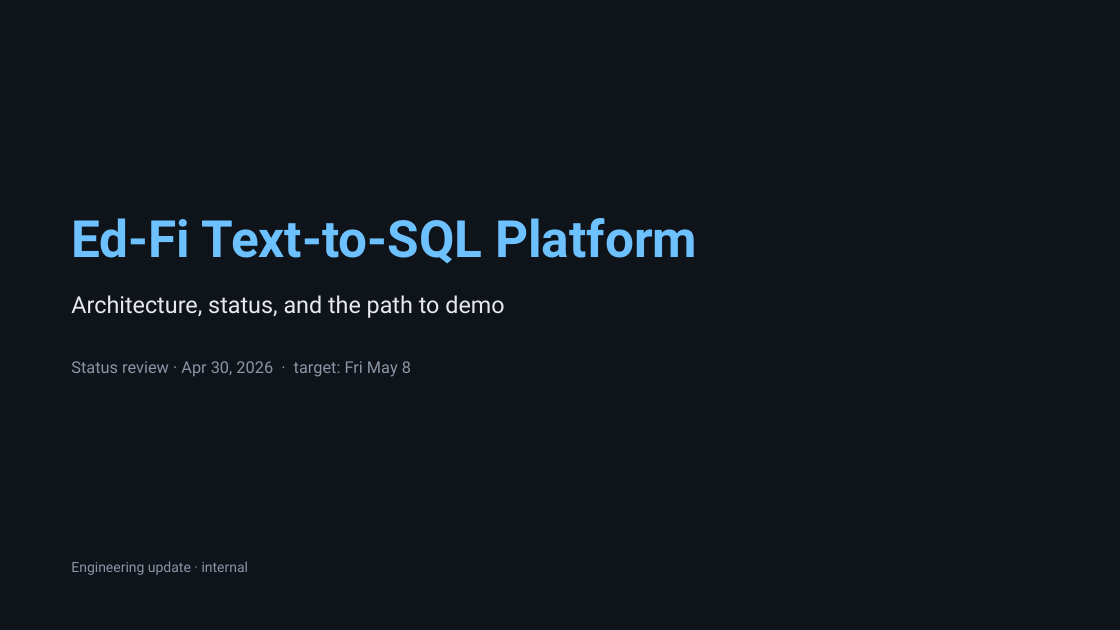
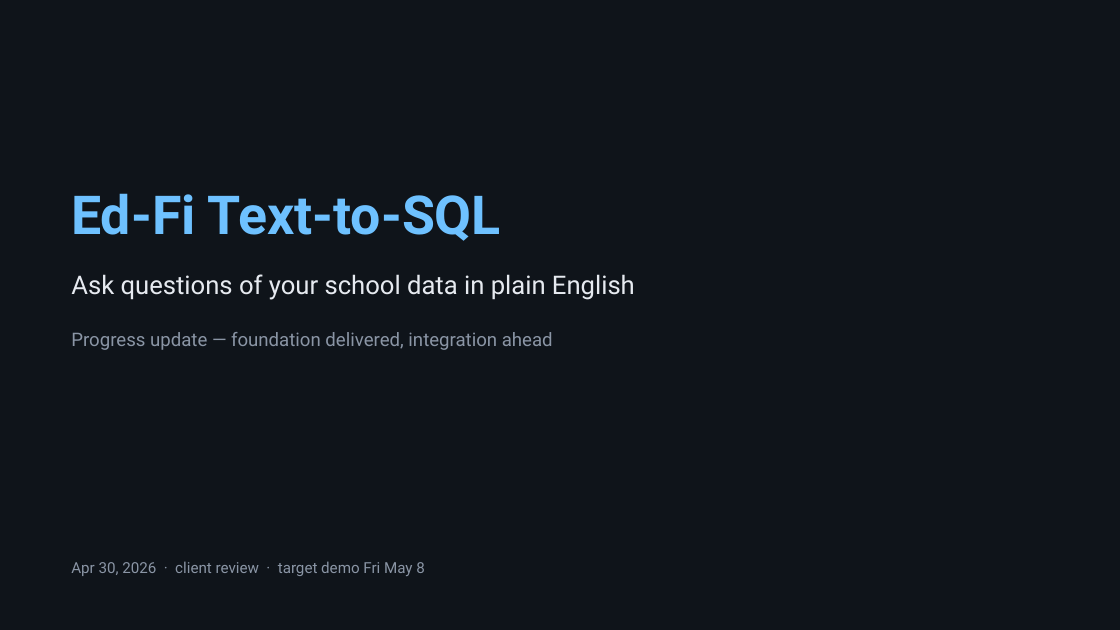
Before and after one commit to bharatmohanthakur/heavy_text2sql, a slide deck: slide 1 of docs/architecture_deck.pptx. Drawn at 1120x630 pixels with LibreOffice and Linux fonts; fonts in the diff are those of the drawing. Boxes give left, top, right and bottom in pixels: in the first picture for what was removed or moved away, otherwise in the second. Text is boxed around its words. In the diff, an @@ line names an element or a change of style, - is before the commit and + after.

```diff
--- a/docs/architecture_deck.pptx
+++ b/docs/architecture_deck.pptx
@@ text at [71, 193, 501, 241]: text changed; size 44 to 46 pt @@
-Ed-Fi Text-to-SQL Platform
+Ed-Fi Text-to-SQL
@@ text at [71, 274, 635, 300]: text changed; size 20 to 22 pt @@
-Architecture, status, and the path to demo
+Ask questions of your school data in plain English
@@ text at [71, 332, 553, 350]: text changed; size 14 to 16 pt @@
-Status review · Apr 30, 2026 · target: Fri May 8
+Progress update — foundation delivered, integration ahead
@@ text at [71, 561, 425, 576]: text changed; size 12 to 13 pt @@
-Engineering update · internal
+Apr 30, 2026 · client review · target demo Fri May 8
```
Also in this commit, not shown: 1 other slide changed, 14 slides added, 14 slides removed, 1 other file.
